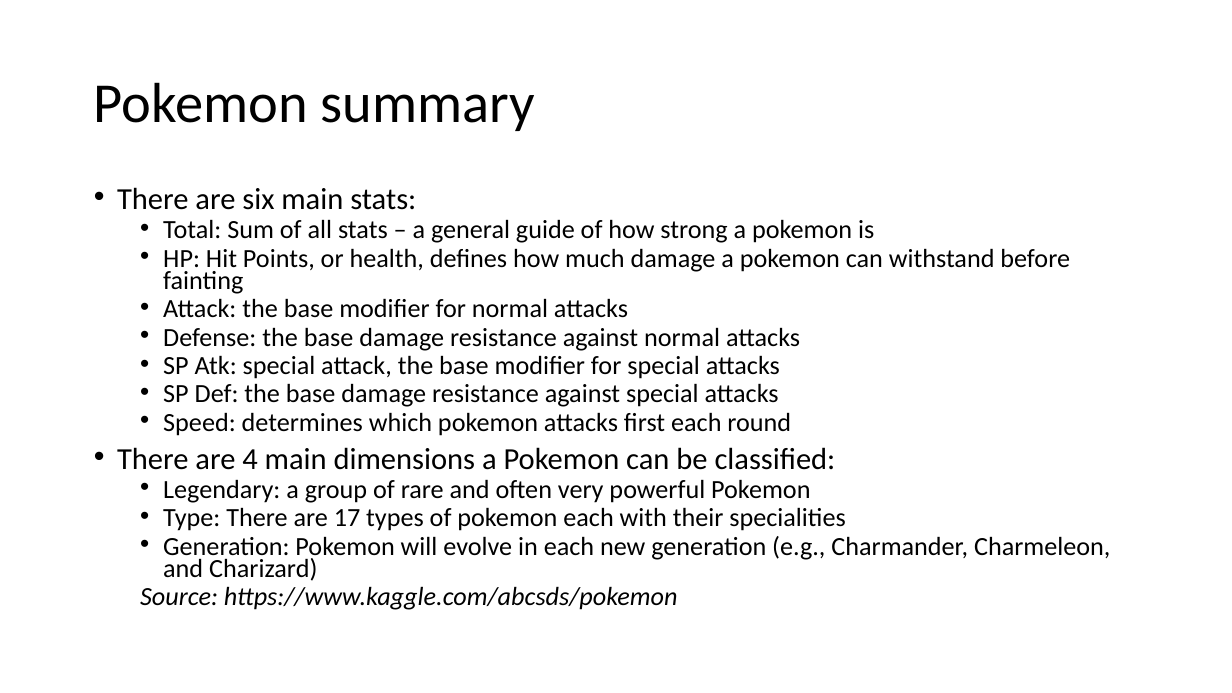
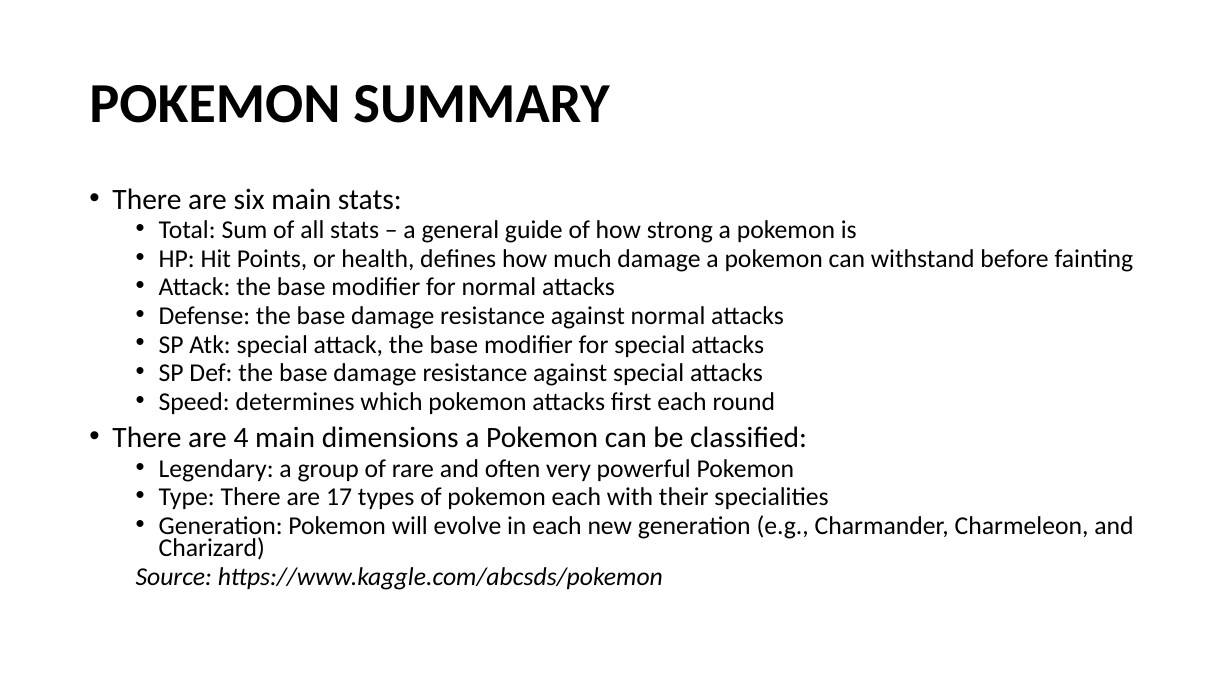
Before and after one commit to bchen150/GA_Homework, a slide deck: slide 3 of Pokemon/Classifying_Pokemon_final_project.pptx. Drawn at 1232x693 pixels with LibreOffice and Linux fonts; fonts in the diff are those of the drawing; background and template pictures are left out. Boxes give left, top, right and bottom in pixels: in the first picture for what was removed or moved away, otherwise in the second. Text is boxed around its words. In the diff, an @@ line names an element or a change of style, - is before the commit and + after.

```diff
--- a/Pokemon/Classifying_Pokemon_final_project.pptx
+++ b/Pokemon/Classifying_Pokemon_final_project.pptx
@@ title at (89, 85, 609, 123): text changed; bold on @@
-Pokemon summary
+POKEMON SUMMARY
@@ text "There are six main stats:" at (112, 188, 1134, 590): size 23.8 to 23 pt in "There are six main stats:", "There are 4 main dimensions a Pokemon ..."; size 20.4 to 20 pt in "Total: Sum of all stats – a ...", "HP: Hit Points, or health, defines how ...", "Attack: the base modifier for normal attacks", "Defense: the base damage resistance against normal ..." and 7 more places; line spacing 0.7 to 0.72; indent changed @@
```
Also in this commit, not shown: 10 other slides changed.
